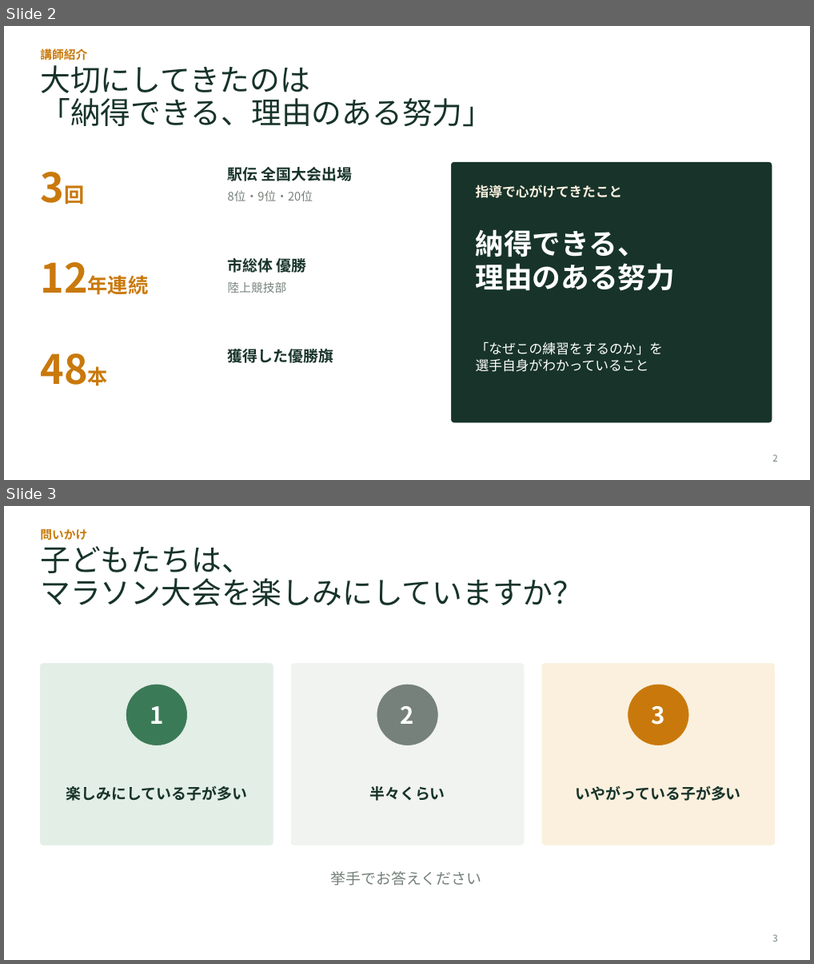
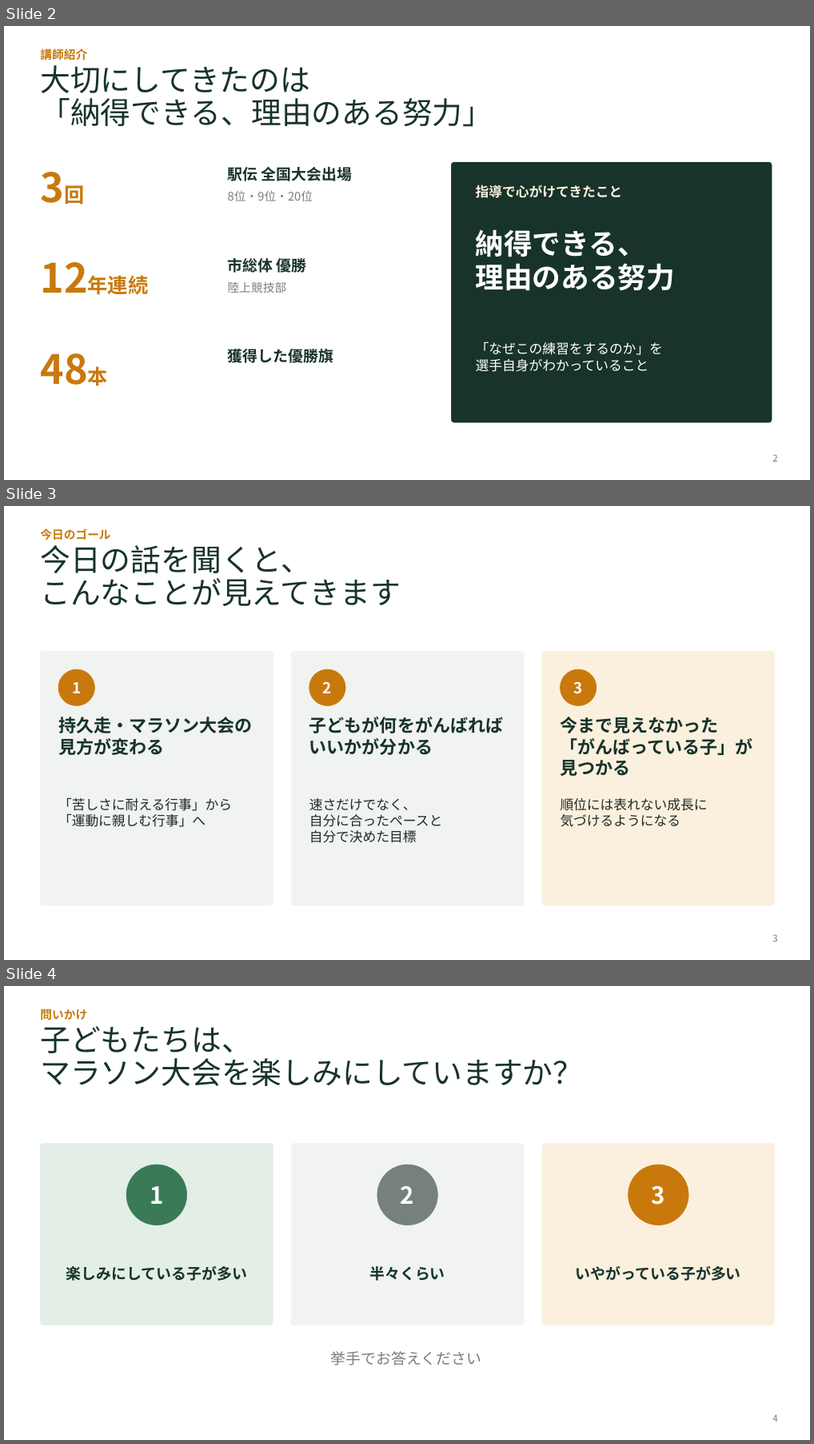
Before and after one commit to yokotaka21-cmyk/slide-longrun, a slide deck: マラソン大会に向けて_講義スライド.pptx. Shown one above the other, each under a label of ours: slides 2 and 3 before the commit, slides 2, 3 and 4 after it. The pictures are 814x964 and 814x1444 pixels, drawn with LibreOffice and Linux fonts; fonts in the diff are those of the drawing. Boxes give left, top, right and bottom in pixels: in the first picture for what was removed or moved away, otherwise in the second. Text is boxed around its words. In the diff, an @@ line names an element or a change of style, - is before the commit and + after.

```diff
--- a/マラソン大会に向けて_講義スライド.pptx
+++ b/マラソン大会に向けて_講義スライド.pptx
@@ slide 3 added at box(4, 506, 810, 960), background #FFFFFF @@
@@ text added at box(40, 528, 110, 540), 14 pt, text #C9790C, bold @@
+今日のゴール
@@ title added at box(40, 545, 401, 606), 36 pt, text #17332A @@
+今日の話を聞くと、
+こんなことが見えてきます
@@ rounded rectangle added at box(40, 651, 274, 905), fill #F0F3F0, outline #F0F3F0 0.5 pt @@
@@ ellipse added at box(58, 669, 94, 706), fill #C9790C, outline #C9790C 0.5 pt @@
@@ rounded rectangle added at box(291, 651, 524, 905), fill #F0F3F0, outline #F0F3F0 0.5 pt @@
@@ ellipse added at box(310, 669, 346, 706), fill #C9790C, outline #C9790C 0.5 pt @@
@@ rounded rectangle added at box(542, 651, 775, 905), fill #FBF0DE, outline #FBF0DE 0.5 pt @@
@@ ellipse added at box(561, 669, 597, 706), fill #C9790C, outline #C9790C 0.5 pt @@
@@ text added at box(72, 682, 81, 693), 18 pt, text #FFFFFF, bold @@
+1
@@ text added at box(323, 681, 332, 693), 18 pt, text #FFFFFF, bold @@
+2
@@ text added at box(574, 681, 583, 694), 18 pt, text #FFFFFF, bold @@
+3
@@ text added at box(58, 716, 253, 755), 21 pt, text #17332A, bold @@
+持久走・マラソン大会の
+見方が変わる
@@ text added at box(310, 716, 504, 755), 21 pt, text #17332A, bold @@
+子どもが何をがんばれば
+いいかが分かる
@@ text added at box(561, 716, 754, 776), 21 pt, text #17332A, bold @@
+今まで見えなかった
+「がんばっている子」が
+見つかる
@@ text added at box(58, 798, 232, 827), 16 pt, text #1F2A25 @@
+「苦しさに耐える行事」から
+「運動に親しむ行事」へ
@@ text added at box(310, 798, 443, 843), 16 pt, text #1F2A25 @@
+速さだけでなく、
+自分に合ったペースと
+自分で決めた目標
@@ text added at box(561, 798, 708, 827), 16 pt, text #1F2A25 @@
+順位には表れない成長に
+気づけるようになる
@@ page number added at box(773, 934, 778, 941), 11 pt, text #75817A @@
+3
@@ what was slide 3 is now slide 4 @@
@@ page number at box(773, 1414, 778, 1421): text changed @@
-3
+4
```
Also in this commit, not shown: 2 other slides added, 3 other files.
